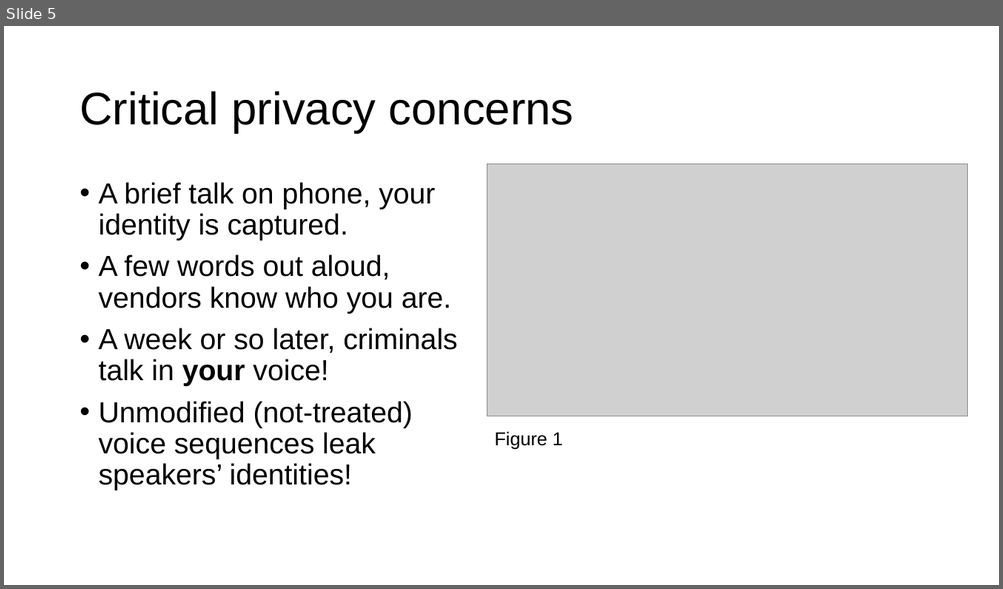
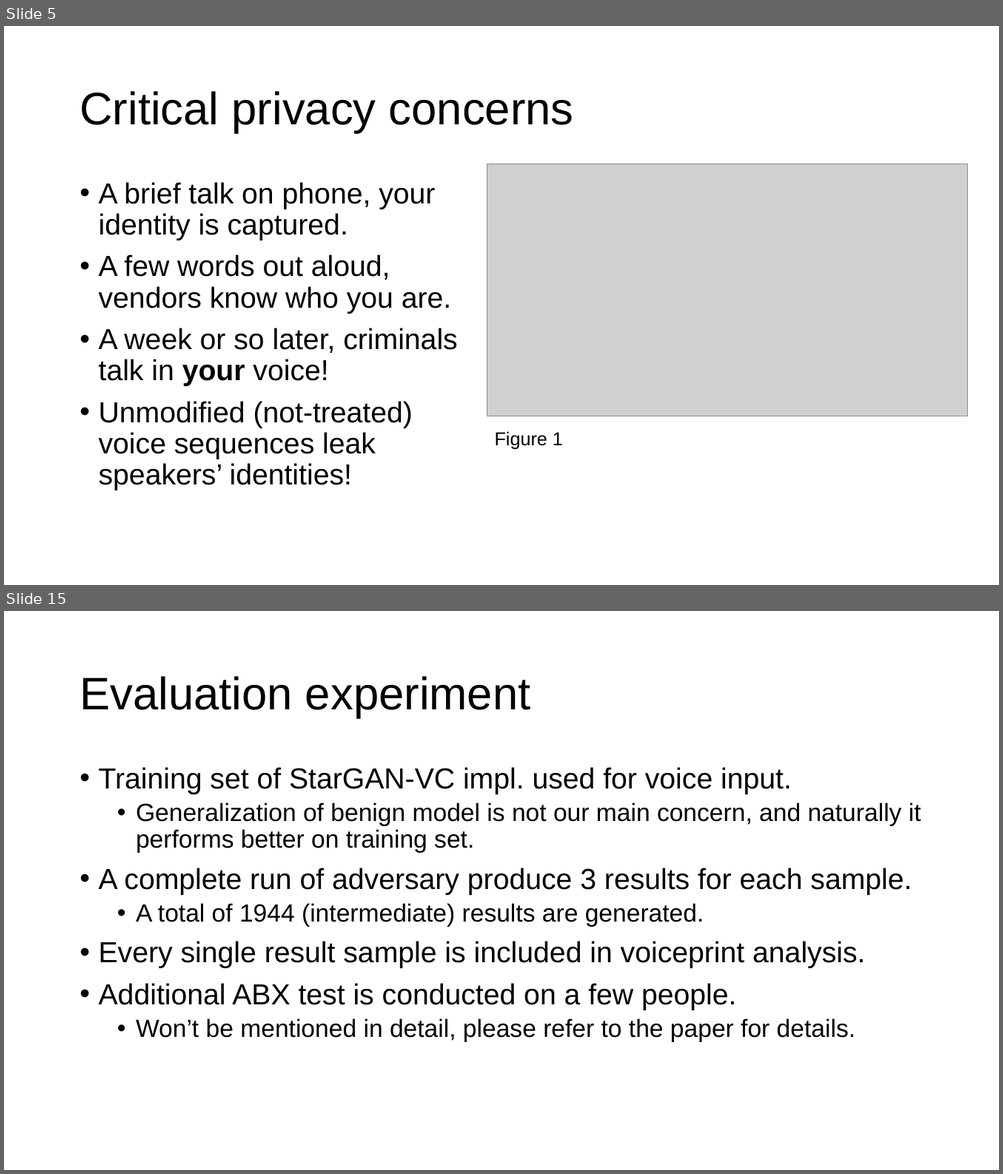
Before and after one commit to aurantiaco-sucus/sgvc_adv_conf, a slide deck: pres.pptx. Shown one above the other, each under a label of ours: slide 5 before the commit, slides 5 and 15 after it; the slides between them are not shown. The pictures are 1003x589 and 1003x1174 pixels, drawn with LibreOffice and Linux fonts; fonts in the diff are those of the drawing; grey boxes stand for pictures. Boxes give left, top, right and bottom in pixels: in the first picture for what was removed or moved away, otherwise in the second. Text is boxed around its words. In the diff, an @@ line names an element or a change of style, - is before the commit and + after.

```diff
--- a/pres.pptx
+++ b/pres.pptx
@@ slide 15 added at [4, 611, 999, 1170], background #FFFFFF @@
@@ title added at [79, 676, 531, 718], 44 pt, text #000000 @@
+Evaluation experiment
@@ text added at [99, 767, 921, 1042], 28 pt, text #000000 @@
+• Training set of StarGAN-VC impl. used for voice input.
+  • Generalization of benign model is not our main concern, and naturally it performs better on training set.
+• A complete run of adversary produce 3 results for each sample.
+  • A total of 1944 (intermediate) results are generated.
+• Every single result sample is included in voiceprint analysis.
+• Additional ABX test is conducted on a few people.
+  • Won’t be mentioned in detail, please refer to the paper for details.
```
Also in this commit, not shown: 4 slides changed, 14 other slides added.
